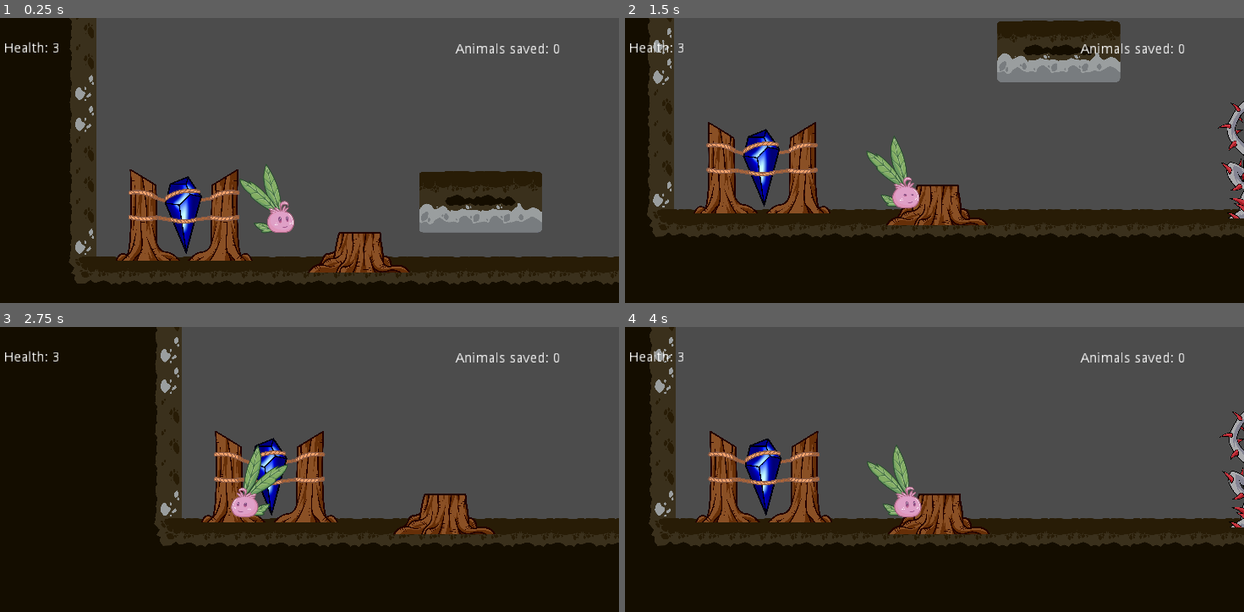
Above: before the commit, frames 1-4 (two rows, left to right).
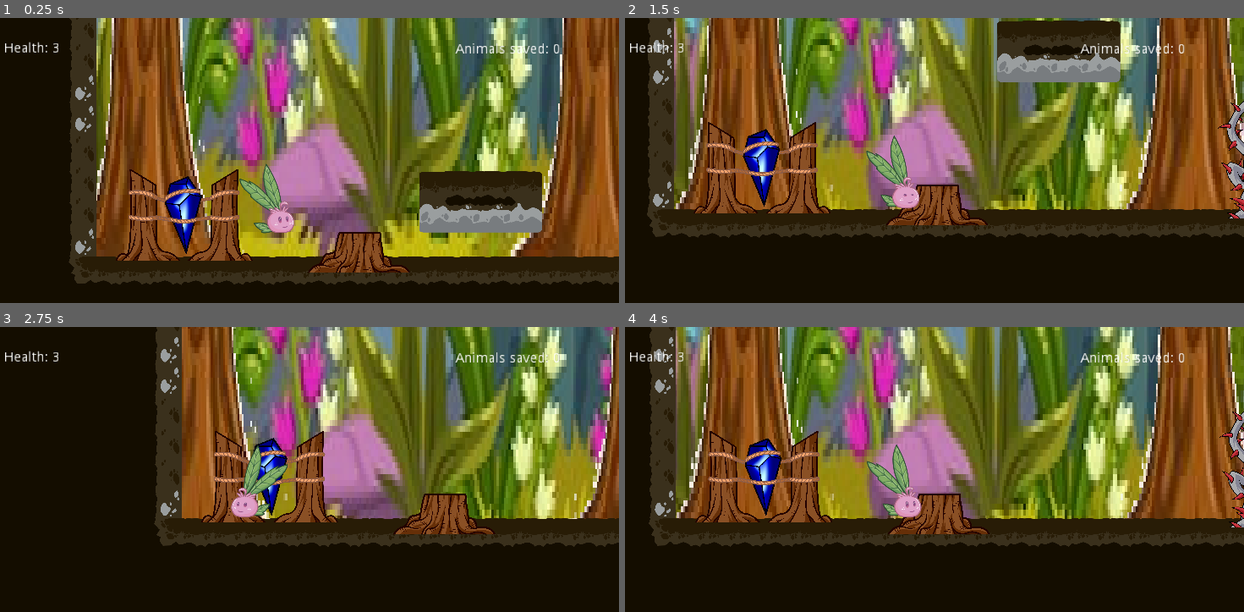
Above: after the commit, the same moments.

Repository: DamianKoch1/OnionsAdventure
Game: Godot game, scene res://Levels/Level 2.tscn
The game is run twice, just before and just after one commit, with the same random seed, the same clock (stepped at 60 frames per second) and the same inputs. This scene is started directly instead of the project's main scene. The engine's default icon, where the game draws it, is replaced by a stand-in: a white triangle on a blue panel in a dark square.
Inputs:
- Up to frame 1 (0.25 s): no input
- Up to frame 2 (1.5 s): hold Right (ui_right) from 0.53 s (still down); tap E (push) at 0.6, 1.35 s; tap Space (jump) at 0.77 s
- Up to frame 3 (2.75 s): tap Space (jump) at 1.52 s; release Right (ui_right) at 2.03 s; hold Left (ui_left) from 2.03 s (still down); tap E (push) at 2.1 s
- Up to frame 4 (4 s): release Left (ui_left) at 2.78 s; hold Right (ui_right) from 2.78 s (still down); tap E (push) at 2.85, 3.6 s; tap Space (jump) at 3.02, 3.77 s

The runs differ from the first frame. In frame 1, 59% of the frame differs, in the area x 15-100%, y 0-84%; in frame 2, 51%; in frame 3, 40%; in frame 4, 54%.

Commit message:
update level 2

Diff:
--- a/Levels/Level 2.tscn
+++ b/Levels/Level 2.tscn
@@ -50,7 +50,7 @@
 custom_solver_bias = 0.0
 extents = Vector2( 447.881, 10 )
 
-[node name="Level 2" instance=ExtResource( 1 )]
+[node name="Level 2" index="0" instance=ExtResource( 1 )]
 
 _sections_unfolded = [ "Transform" ]
 
@@ -1163,19 +1163,10 @@
 
 visible = true
 
-[node name="ParallaxLayer" parent="ParallaxBackground" index="0"]
-
-visible = false
-
 [node name="Sprite" parent="ParallaxBackground/ParallaxLayer" index="0"]
 
-visible = false
 position = Vector2( 5280, -592 )
 scale = Vector2( 2.50964, 6.22222 )
-
-[node name="ParallaxLayer2" parent="ParallaxBackground" index="1"]
-
-visible = false
 
 [node name="Sprite" parent="ParallaxBackground/ParallaxLayer2" index="0"]
 
--- a/Levels/Prototype 0.tscn
+++ b/Levels/Prototype 0.tscn
@@ -36,7 +36,7 @@
 "points": PoolVector2Array( 0, 0, 0, 0, -80.5574, 170.197, 0, 0, 0, 0, -80.5574, 170.197, 0, 0, 0, 0, -80.5574, 170.197, 0, 0, 0, 0, 93.5848, 168.866, 0, 0, 0, 0, 102.868, 71.1767, 0, 0, 0, 0, -36.7438, 12.451, 0, 0, 0, 0, -147.547, 99.9855, 0, 0, 0, 0, -80.5574, 170.197 )
 }
 
-[node name="Prototype 0" type="Node" index="0"]
+[node name="Prototype 0" type="Node"]
 
 [node name="Goal" parent="." index="0" instance=ExtResource( 1 )]
 
